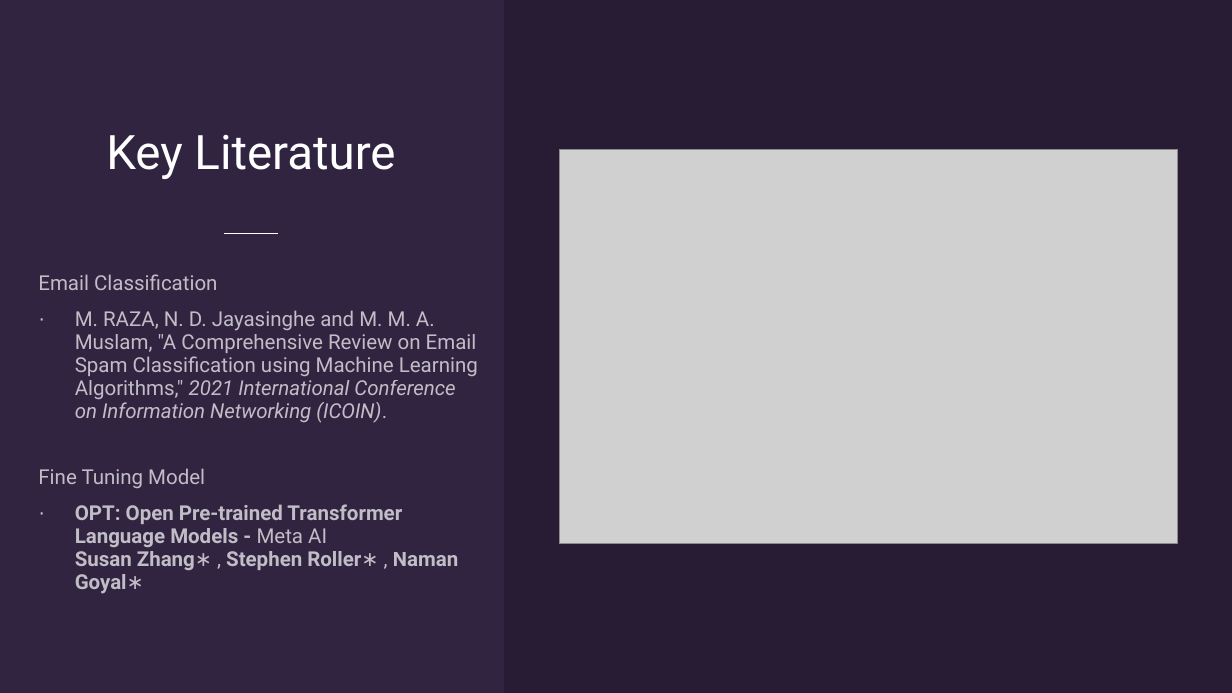
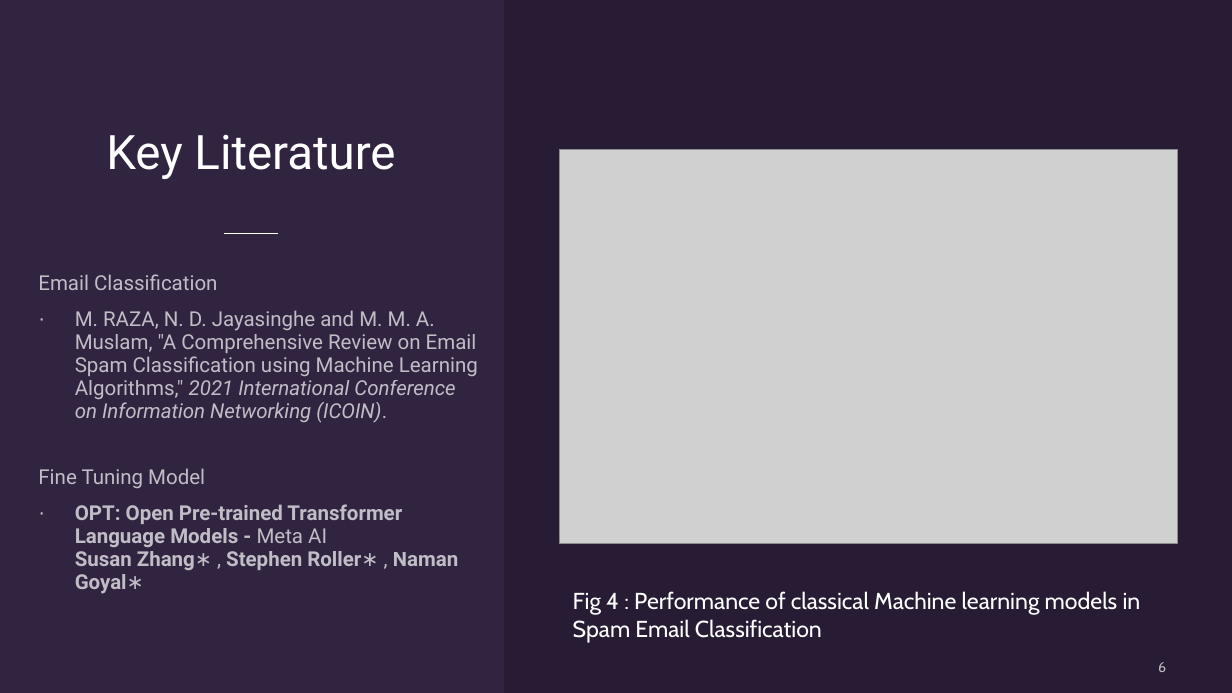
Before and after one commit to Ravindu97/AIResearchProject, a slide deck: slide 6 of MidPresentation/S17355 - Research Mid Presentation.pptx. Drawn at 1232x693 pixels with LibreOffice and Linux fonts; fonts in the diff are those of the drawing; grey boxes stand for pictures. Boxes give left, top, right and bottom in pixels: in the first picture for what was removed or moved away, otherwise in the second. Text is boxed around its words. In the diff, an @@ line names an element or a change of style, - is before the commit and + after.

Commit message:
added the custom model

```diff
--- a/MidPresentation/S17355 - Research Mid Presentation.pptx
+++ b/MidPresentation/S17355 - Research Mid Presentation.pptx
@@ text added at bbox=[573, 591, 1141, 643], 18 pt, text #FFFFFF @@
+Fig 4 : Performance of classical Machine learning models in
+Spam Email Classification
@@ page number added at bbox=[1158, 662, 1166, 672], 11 pt, text #FFFFFF at 70% opacity @@
+6
```
Also in this commit, not shown: 11 other slides changed, 3 other files.
